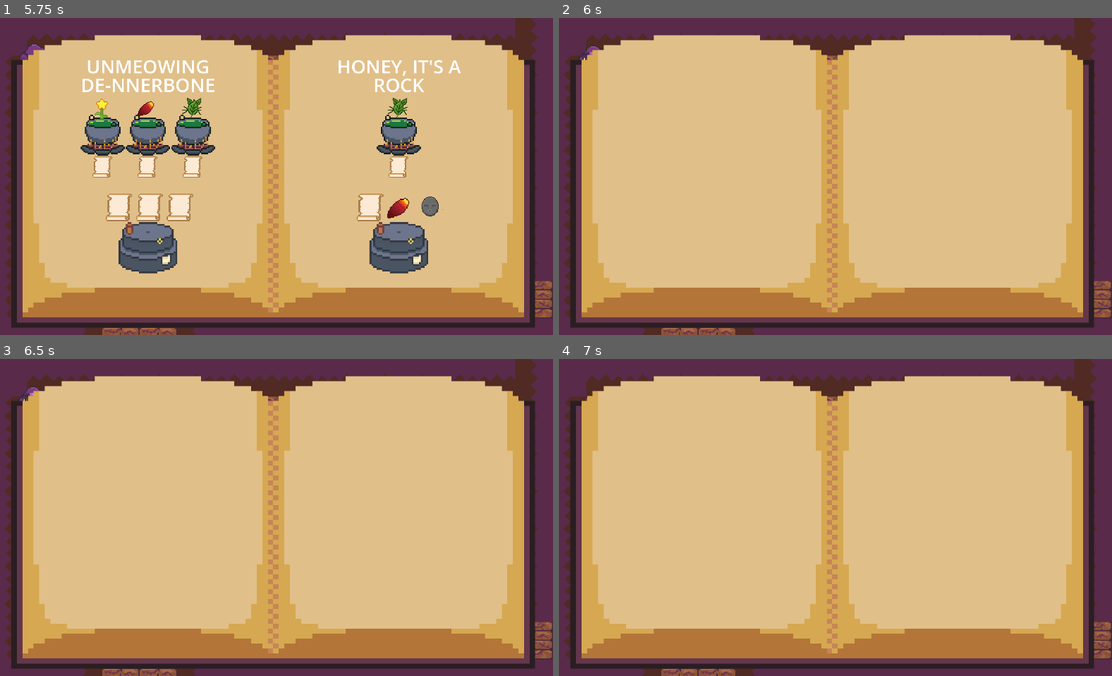
Above: before the commit, frames 1-4 (two rows, left to right).
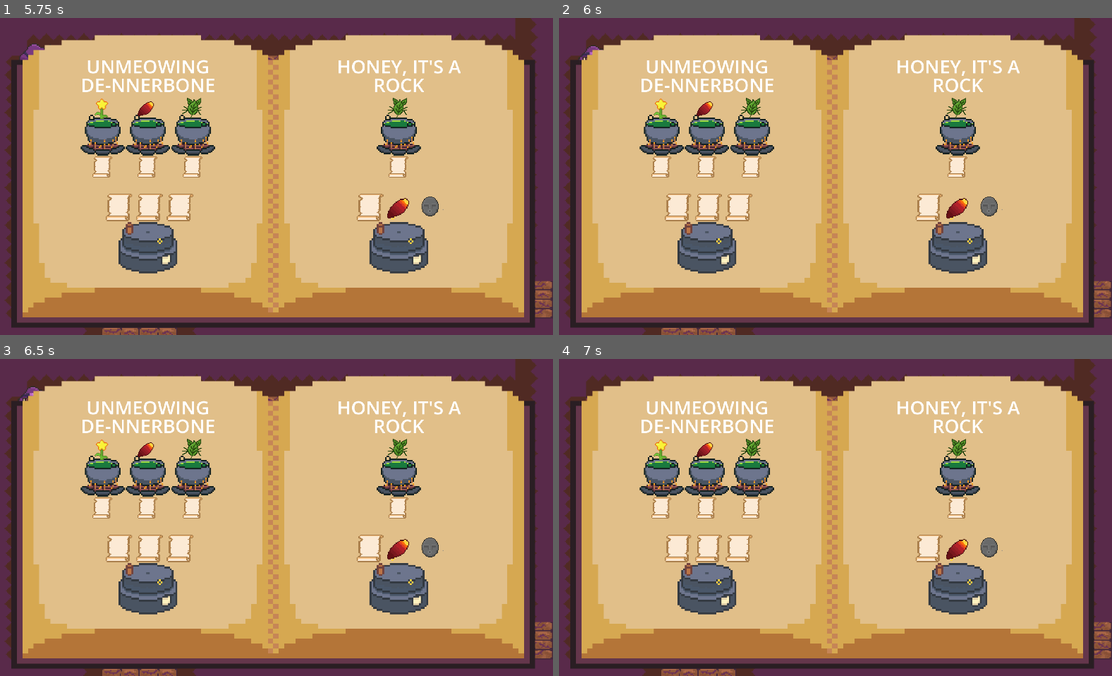
Above: after the commit, the same moments.

Repository: Yatagarasu163/apothecary-allergies
Game: Godot game, scene res://Assets/Scenes/testing_scene.tscn
The game is run twice, just before and just after one commit, with the same random seed, the same clock (stepped at 60 frames per second) and the same inputs. The engine's default icon, where the game draws it, is replaced by a stand-in: a white triangle on a blue panel in a dark square.
Inputs (mouse positions are in pixels of both pictures, inside the frame that each line leads up to; where the layout moved, square brackets give the same spot in the first picture):
- Up to frame 1 (5.75 s): tap Enter at 0.5 s; hold W (WalkUp) 0.53-2.03 s; tap E (Add) at 0.6, 2.85 s; tap Space (Dash) at 1.35 s; hold A (WalkLeft) 2.03-3.5 s; tap F (Interact) at 2.1 s; click (149, 163) [398, 163] at 3.5 s; click (398, 163) [149, 163] at 4.25 s; click (398, 163) [149, 163] at 5 s
- Up to frame 2 (6 s): tap Space (Dash) at 5.75, 5.85 s; hold S (WalkDown) from 5.78 s (still down)
- Up to frame 3 (6.5 s): keep holding S (WalkDown)
- Up to frame 4 (7 s): tap Enter at 6.5 s; release S (WalkDown) at 6.53 s; hold D (WalkRight) from 6.53 s (still down); tap F (Interact) at 6.6 s

Frame 1 is identical in both runs. In frame 2, 10% of the frame differs, in the area x 14-84%, y 13-81%; in frame 3, 10%; in frame 4, 10%.
Error before the commit: Out of bounds get index '3' (on base: 'Array[Control]') (res://Assets/Scripts/recipe_book.gd:23)

Commit message:
Fix Recipe book bug

Diff:
--- a/Assets/Prefabs/Stations/Recipe Book.tscn
+++ b/Assets/Prefabs/Stations/Recipe Book.tscn
@@ -714,19 +714,19 @@
 [node name="Next Page" type="Button" parent="RecipeBookUI" unique_id=1619816314]
 self_modulate = Color(1, 1, 1, 0)
 layout_mode = 0
+offset_left = 1045.0
+offset_top = 120.0
+offset_right = 1745.0
+offset_bottom = 870.0
+
+[node name="Prevous Page" type="Button" parent="RecipeBookUI" unique_id=1075609224]
+self_modulate = Color(1, 1, 1, 0)
+layout_mode = 0
 offset_left = 190.0
 offset_top = 120.0
 offset_right = 890.0
 offset_bottom = 870.0
 
-[node name="Prevous Page" type="Button" parent="RecipeBookUI" unique_id=1075609224]
-self_modulate = Color(1, 1, 1, 0)
-layout_mode = 0
-offset_left = 1045.0
-offset_top = 120.0
-offset_right = 1745.0
-offset_bottom = 870.0
-
 [connection signal="body_entered" from="Collision Detector" to="." method="body_entered"]
 [connection signal="body_exited" from="Collision Detector" to="." method="body_exited"]
 [connection signal="pressed" from="RecipeBookUI/Next Page" to="." method="_on_next_page_pressed"]
--- a/Assets/Scenes/testing_scene.tscn
+++ b/Assets/Scenes/testing_scene.tscn
@@ -105,9 +105,7 @@
 [node name="Player" parent="." unique_id=1739173272 instance=ExtResource("1_k6s54")]
 position = Vector2(504, 389)
 
-[node name="Pestle" parent="." unique_id=205812332 instance=ExtResource("4_oceud")]
-position = Vector2(1483, 563)
-interaction_range = 1.5
+[node name="Camera2D" parent="." unique_id=1833252064 instance=ExtResource("5_rpgfy")]
 
 [node name="Shop Layout" type="Node2D" parent="." unique_id=1616522250]
 
@@ -167,66 +165,31 @@
 text = "Serving"
 metadata/_edit_use_anchors_ = true
 
-[node name="Camera2D" parent="." unique_id=1833252064 instance=ExtResource("5_rpgfy")]
-
-[node name="Crates" type="Node2D" parent="." unique_id=568900682]
-position = Vector2(877, 331)
-
-[node name="Crate" parent="Crates" unique_id=103595422 instance=ExtResource("6_03ung")]
-position = Vector2(310, -150)
-scale = Vector2(0.72, 0.72)
-interaction_range = 1.0
-
-[node name="Crate2" parent="Crates" unique_id=2037876390 instance=ExtResource("6_03ung")]
-position = Vector2(440, -150)
-scale = Vector2(0.72, 0.72)
-interaction_range = 1.0
-item_provider = 1
-
-[node name="Crate3" parent="Crates" unique_id=1039800816 instance=ExtResource("6_03ung")]
-position = Vector2(565.99976, -150)
-scale = Vector2(0.72, 0.72)
-interaction_range = 1.0
-item_provider = 2
-
-[node name="Crate4" parent="Crates" unique_id=288333584 instance=ExtResource("6_03ung")]
-position = Vector2(700, -150)
-scale = Vector2(0.72, 0.72)
-interaction_range = 1.0
-item_provider = 3
-
-[node name="Rubbish" parent="Crates" unique_id=55351558 instance=ExtResource("5_mepfo")]
-position = Vector2(839, -145)
-scale = Vector2(0.795, 0.795)
-
-[node name="Boiler" parent="." unique_id=1355668019 instance=ExtResource("8_mepfo")]
-position = Vector2(1127, 560)
-
-[node name="ServingArea" type="Area2D" parent="." unique_id=1463895568 node_paths=PackedStringArray("camera_2d")]
+[node name="ServingArea" type="Area2D" parent="Shop Layout" unique_id=1463895568 node_paths=PackedStringArray("camera_2d")]
 position = Vector2(905, 501)
 script = ExtResource("2_7tmfp")
-camera_2d = NodePath("../Camera2D")
-
-[node name="ServingAreaCollision" type="CollisionShape2D" parent="ServingArea" unique_id=1375387400]
+camera_2d = NodePath("../../Camera2D")
+
+[node name="ServingAreaCollision" type="CollisionShape2D" parent="Shop Layout/ServingArea" unique_id=1375387400]
 position = Vector2(56, 464)
 scale = Vector2(90, 50)
 shape = SubResource("RectangleShape2D_7tmfp")
 
-[node name="KitchenArea" type="Area2D" parent="." unique_id=957598840 node_paths=PackedStringArray("camera_2d")]
+[node name="KitchenArea" type="Area2D" parent="Shop Layout" unique_id=957598840 node_paths=PackedStringArray("camera_2d")]
 position = Vector2(905, 1601)
 script = ExtResource("2_7tmfp")
 roomCamPosition = Vector2(0, 1080)
-camera_2d = NodePath("../Camera2D")
-
-[node name="CollisionShape2D" type="CollisionShape2D" parent="KitchenArea" unique_id=584098649]
+camera_2d = NodePath("../../Camera2D")
+
+[node name="CollisionShape2D" type="CollisionShape2D" parent="Shop Layout/KitchenArea" unique_id=584098649]
 position = Vector2(54, -412)
 scale = Vector2(90, 50)
 shape = SubResource("RectangleShape2D_j6xku")
 
-[node name="Patient_Spawner" parent="." unique_id=187455173 instance=ExtResource("8_p7uqy")]
+[node name="Patient_Spawner" parent="Shop Layout" unique_id=187455173 instance=ExtResource("8_p7uqy")]
 position = Vector2(0, 1080)
 
-[node name="TileMapLayer" type="TileMapLayer" parent="." unique_id=1442782922]
+[node name="TileMapLayer" type="TileMapLayer" parent="Shop Layout" unique_id=1442782922]
 z_index = -5
 texture_filter = 5
 scale = Vector2(4, 4)
@@ -236,8 +199,45 @@
 collision_enabled = false
 physics_quadrant_size = 32
 
-[node name="RecipeBook" parent="." unique_id=1057398287 instance=ExtResource("10_35qsv")]
+[node name="Crates" type="Node2D" parent="Shop Layout" unique_id=568900682]
+position = Vector2(877, 331)
+
+[node name="Crate" parent="Shop Layout/Crates" unique_id=103595422 instance=ExtResource("6_03ung")]
+position = Vector2(310, -150)
+scale = Vector2(0.72, 0.72)
+interaction_range = 1.0
+
+[node name="Crate2" parent="Shop Layout/Crates" unique_id=2037876390 instance=ExtResource("6_03ung")]
+position = Vector2(440, -150)
+scale = Vector2(0.72, 0.72)
+interaction_range = 1.0
+item_provider = 1
+
+[node name="Crate3" parent="Shop Layout/Crates" unique_id=1039800816 instance=ExtResource("6_03ung")]
+position = Vector2(565.99976, -150)
+scale = Vector2(0.72, 0.72)
+interaction_range = 1.0
+item_provider = 2
+
+[node name="Crate4" parent="Shop Layout/Crates" unique_id=288333584 instance=ExtResource("6_03ung")]
+position = Vector2(700, -150)
+scale = Vector2(0.72, 0.72)
+interaction_range = 1.0
+item_provider = 3
+
+[node name="Rubbish" parent="Shop Layout/Crates" unique_id=55351558 instance=ExtResource("5_mepfo")]
+position = Vector2(839, -145)
+scale = Vector2(0.795, 0.795)
+
+[node name="Pestle" parent="Shop Layout" unique_id=205812332 instance=ExtResource("4_oceud")]
+position = Vector2(1483, 563)
+interaction_range = 1.5
+
+[node name="Boiler" parent="Shop Layout" unique_id=1355668019 instance=ExtResource("8_mepfo")]
+position = Vector2(1127, 560)
+
+[node name="RecipeBook" parent="Shop Layout" unique_id=1057398287 instance=ExtResource("10_35qsv")]
 position = Vector2(209, 272)
 
-[connection signal="body_entered" from="ServingArea" to="ServingArea" method="_on_body_entered"]
-[connection signal="body_entered" from="KitchenArea" to="KitchenArea" method="_on_body_entered"]
+[connection signal="body_entered" from="Shop Layout/ServingArea" to="Shop Layout/ServingArea" method="_on_body_entered"]
+[connection signal="body_entered" from="Shop Layout/KitchenArea" to="Shop Layout/KitchenArea" method="_on_body_entered"]
--- a/Assets/Scripts/recipe_book.gd
+++ b/Assets/Scripts/recipe_book.gd
@@ -33,7 +33,7 @@
 
 
 func _on_next_page_pressed() -> void:
-	if (currentPage + 1 > recipePages.size()): return
+	if (currentPage + 1 > recipePages.size() - 1): return
 	newPage = currentPage + 1
 	updatePage()
 
